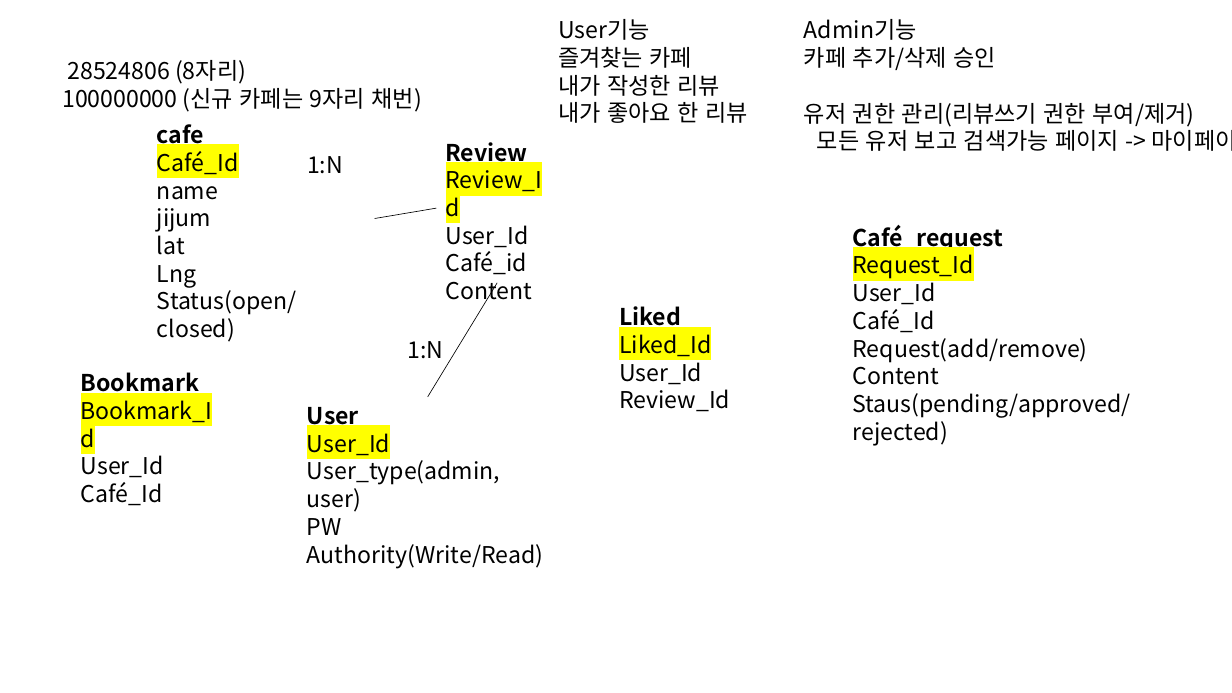
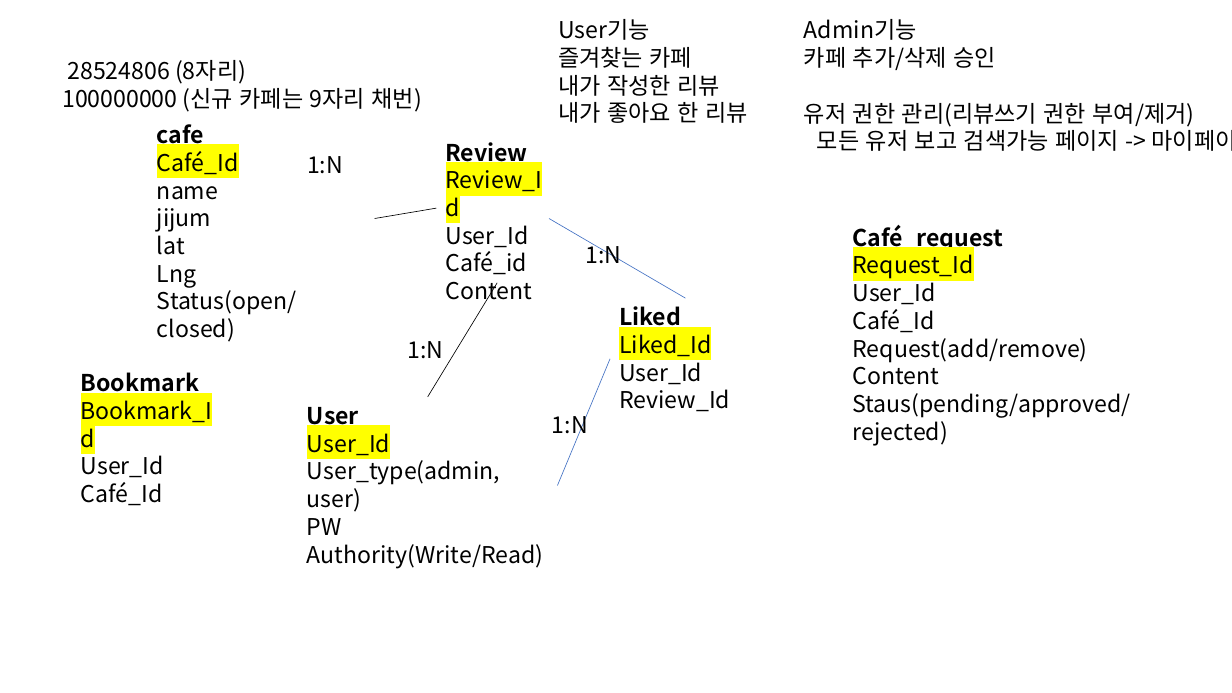
Before and after one commit to wanja727/kgj-guide, a slide deck: slide 5 of 카페를 방랑하는 카공족을 위한 안내서.pptx. Drawn at 1232x693 pixels with LibreOffice and Linux fonts; fonts in the diff are those of the drawing. Boxes give left, top, right and bottom in pixels: in the first picture for what was removed or moved away, otherwise in the second. Text is boxed around its words. In the diff, an @@ line names an element or a change of style, - is before the commit and + after.

```diff
--- a/카페를 방랑하는 카공족을 위한 안내서.pptx
+++ b/카페를 방랑하는 카공족을 위한 안내서.pptx
@@ line added from (686, 299) to (549, 219), #4472C4 0.5 pt @@
@@ text added at <box>585,240,621,264</box>, 18 pt, text #000000 @@
+1:N
@@ line added from (610, 359) to (557, 485), #4472C4 0.5 pt @@
@@ text added at <box>552,411,588,439</box>, 18 pt, text #000000 @@
+1:N
```
Also in this commit, not shown: 18 other files.
